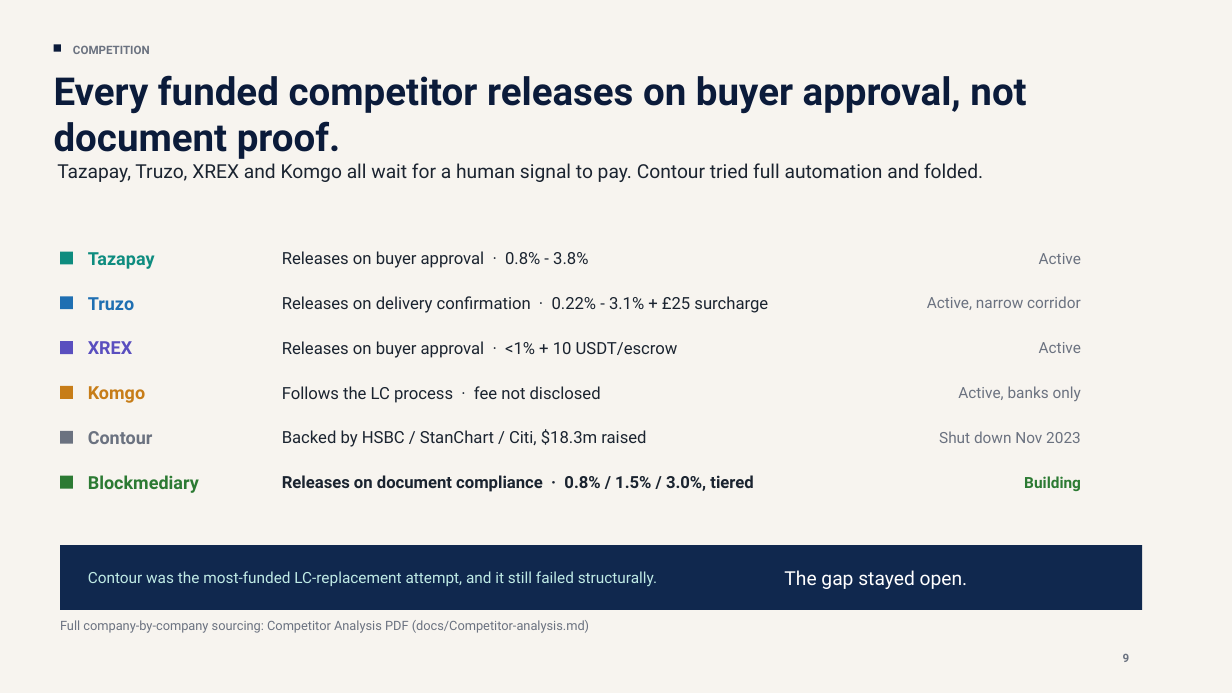
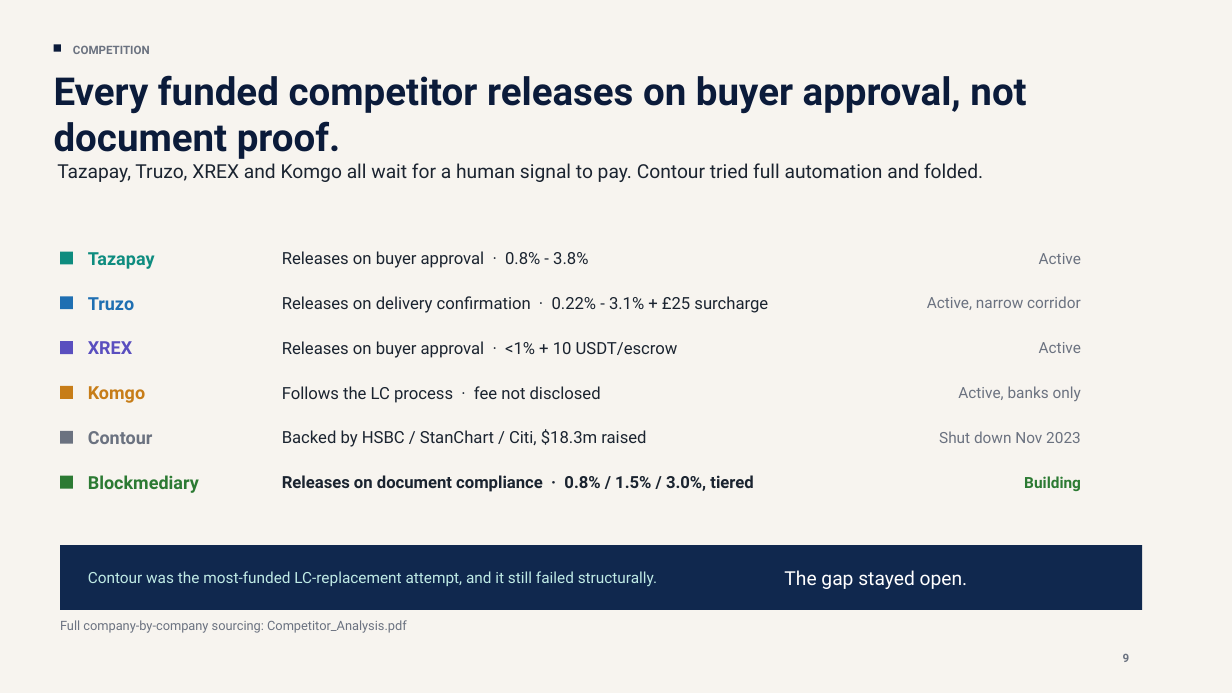
Before and after one commit to nchengg/BlockMed, a slide deck: slide 3 of proposal/Pitch-Deck-Aug-14.pptx. Drawn at 1232x693 pixels with LibreOffice and Linux fonts; fonts in the diff are those of the drawing. Boxes give left, top, right and bottom in pixels: in the first picture for what was removed or moved away, otherwise in the second. Text is boxed around its words. In the diff, an @@ line names an element or a change of style, - is before the commit and + after.

```diff
--- a/proposal/Pitch-Deck-Aug-14.pptx
+++ b/proposal/Pitch-Deck-Aug-14.pptx
@@ text at bbox=[60, 620, 407, 633]: text changed @@
-Full company-by-company sourcing: Competitor Analysis PDF (docs/Competitor-analysis.md)
+Full company-by-company sourcing: Competitor_Analysis.pdf
```
Also in this commit, not shown: 1 other slide changed, 3 other files.
